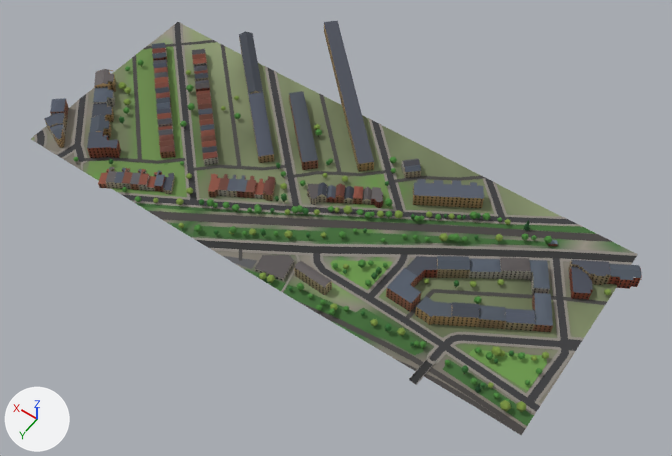
The glTF model glasgow-subway/data/city/city_6_10.glb as it was, and as the next commit left it.
The view is the same before and after, from a camera (50 mm lens) standing at (-663.0, -2187.0, 638.0) and looking at (-371.0, -2596.0, -4.0). The axes (+X, +Y, +Z) are drawn at lower left. The lights are the same throughout. The first picture is the older version. Where no turn or scale is listed for an object, it has been applied to the vertices. Vertices at exactly the same position are counted once.

The first picture shows 'buildings_6_10', 'green_6_10', 'rail_6_10', 'roads_6_10', 'terrain_6_10' and 38 more.
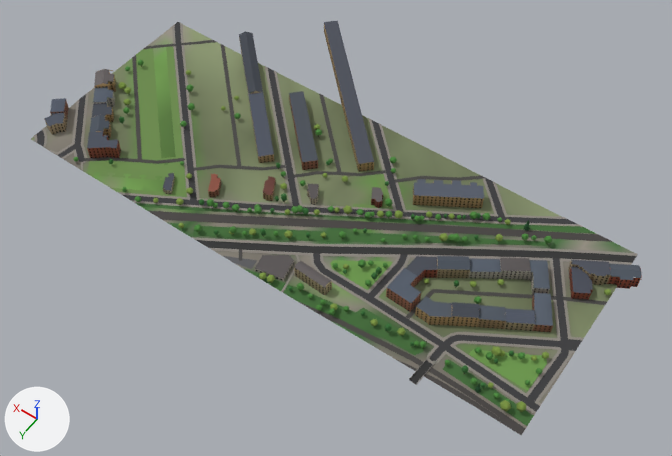
Where the newer file only moved an object's origin or applied its transform, the numbers keep the older frame.

What the commit changed:
me_buildings_6_10 is used by ob_buildings_6_10; location (-352.2, -2640.3, 31.6).
me_buildings_6_10 had 2641 vertices, 3275 faces and spanned x -262.0..262.0, y -145.0..145.0, z -10.0..10.0.
me_buildings_6_10 now has 788 vertices, 911 faces and spans x -262.0..262.0, y -145.0..136.0, z -10.0..10.0.
me_buildings_6_10 part 1: 39 loose pieces with 1101 vertices, spanning x -190.0..244.0, y -39.0..145.0, z -10.0..4.0, are deleted.
me_buildings_6_10 part 2: 13 vertices moved within x -222.0..77.0, y -39.0..74.0, z -1.0..5.0; 741 vertices removed from x -228.0..128.0, y -45.0..120.0, z -10.0..8.0; 91 vertices added at x -223.0..124.0, y -42.0..76.0, z -1.0..7.0.
me_buildings_6_10 part 3: 2 vertices moved within x 244.0..250.0, y 95.0..102.0, z 6.0; 114 vertices removed from x 216.0..261.0, y 58.0..128.0, z -8.0..8.0; 12 vertices added at x 228.0..260.0, y 60.0..108.0, z 4.0..8.0.

What differs and where, as boxes [x1, y1, x2, y2] in the pictures (672 x 456 px):
part 1 of me_buildings_6_10, deleted
    before: [52, 43, 558, 246]
part 2 of me_buildings_6_10, cut back
    before: [154, 91, 595, 326]
    after: [248, 91, 553, 326]
part 3 of me_buildings_6_10, cut back
    before: [48, 87, 113, 137]
    after: [51, 87, 108, 112]
